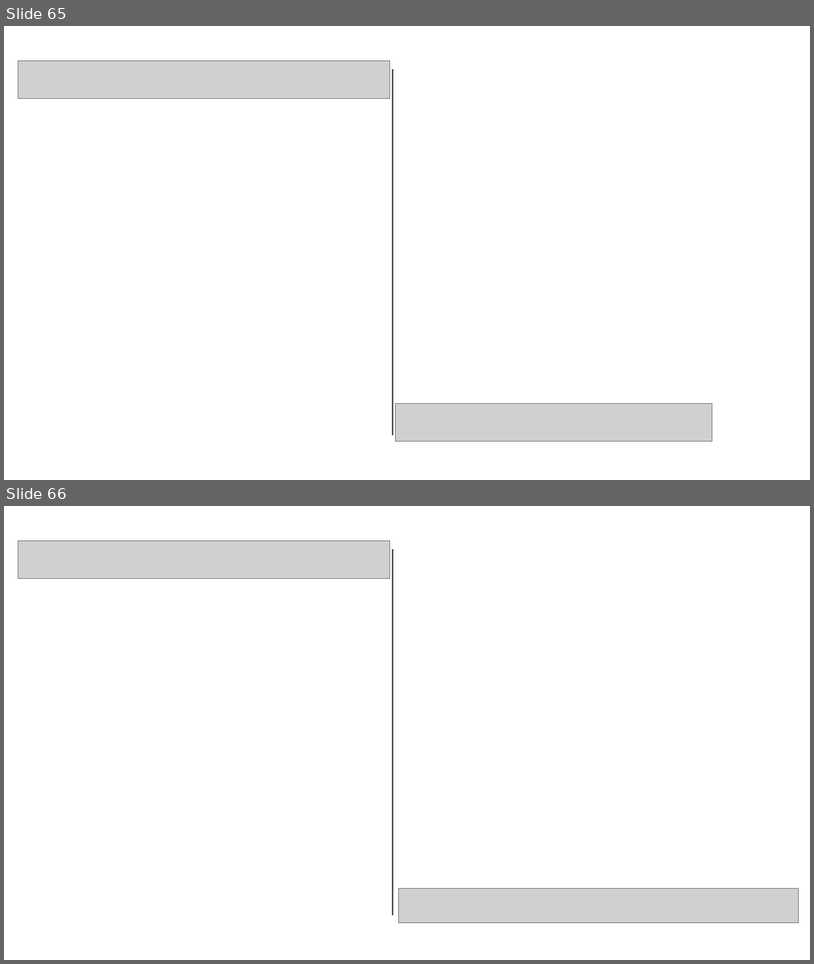
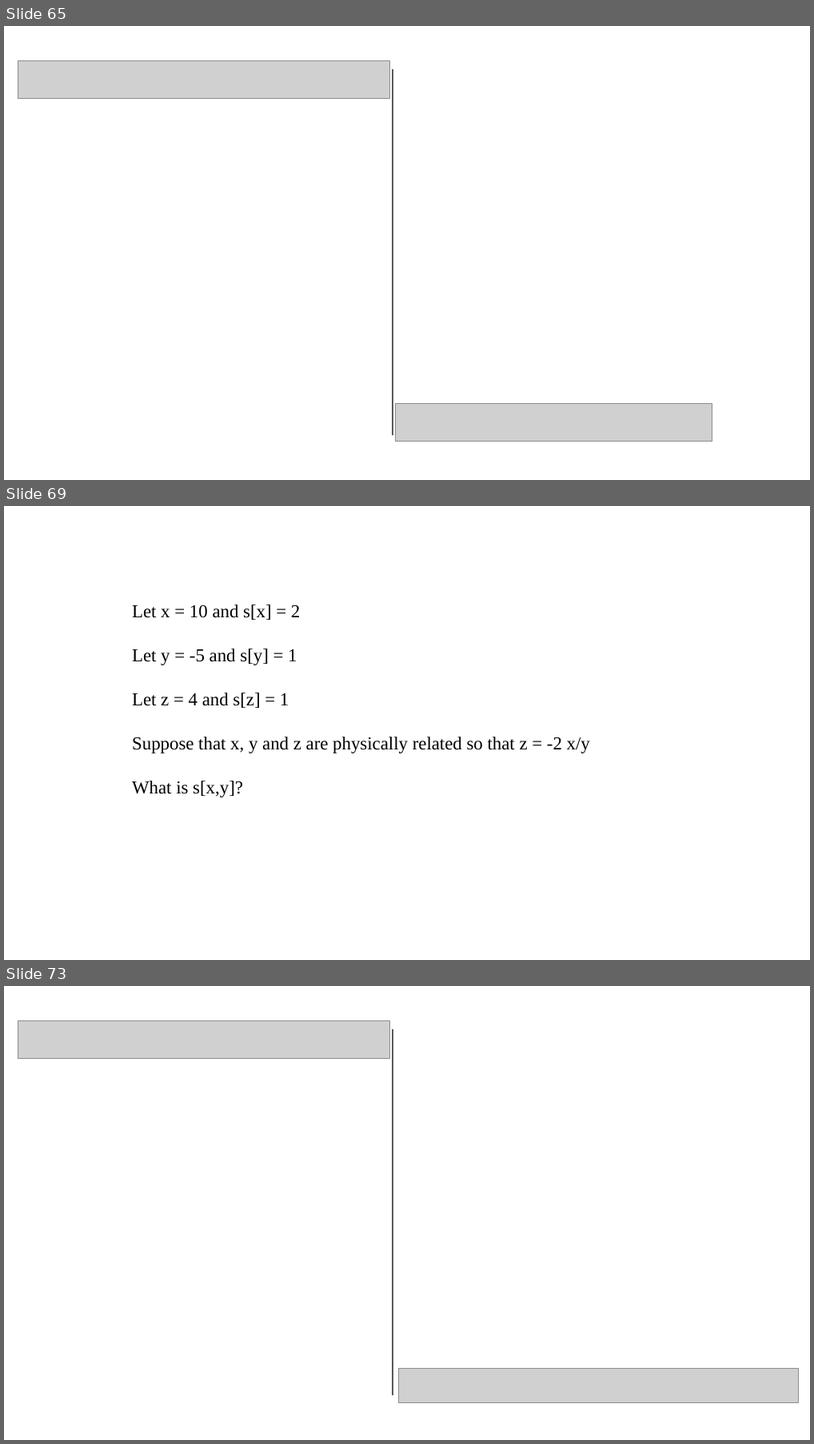
Before and after one commit to pvermees/geostats, a slide deck: slides/quizzes.odp. Shown one above the other, each under a label of ours: slides 65 and 66 before the commit, slides 65, 69 and 73 after it; the slides between them are not shown. The pictures are 814x964 and 814x1444 pixels, drawn with LibreOffice and Linux fonts; fonts in the diff are those of the drawing; grey boxes stand for pictures. Boxes give left, top, right and bottom in pixels: in the first picture for what was removed or moved away, otherwise in the second. Text is boxed around its words. In the diff, an @@ line names an element or a change of style, - is before the commit and + after.

```diff
--- a/slides/quizzes.odp
+++ b/slides/quizzes.odp
@@ slide 69 added at [4, 506, 810, 960], background #FFFFFF @@
@@ text added at [132, 604, 590, 797], 18 pt, text #000000 @@
+Let x = 10 and s[x] = 2
+Let y = -5 and s[y] = 1
+Let z = 4 and s[z] = 1
+Suppose that x, y and z are physically related so that z = -2 x/y
+What is s[x,y]?
@@ what was slide 66 is now slide 73 @@
```
Also in this commit, not shown: 6 other slides added, 4 other files.
